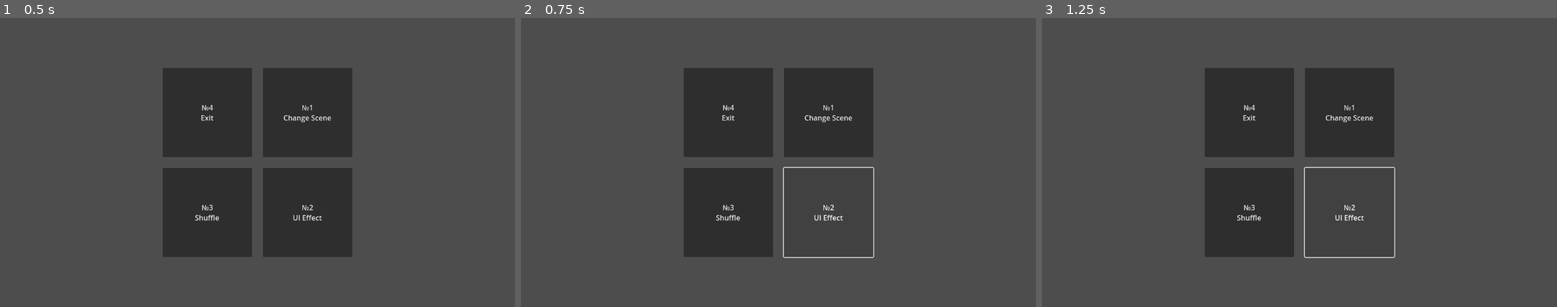
Above: before the commit, frames 1-3 (left to right).
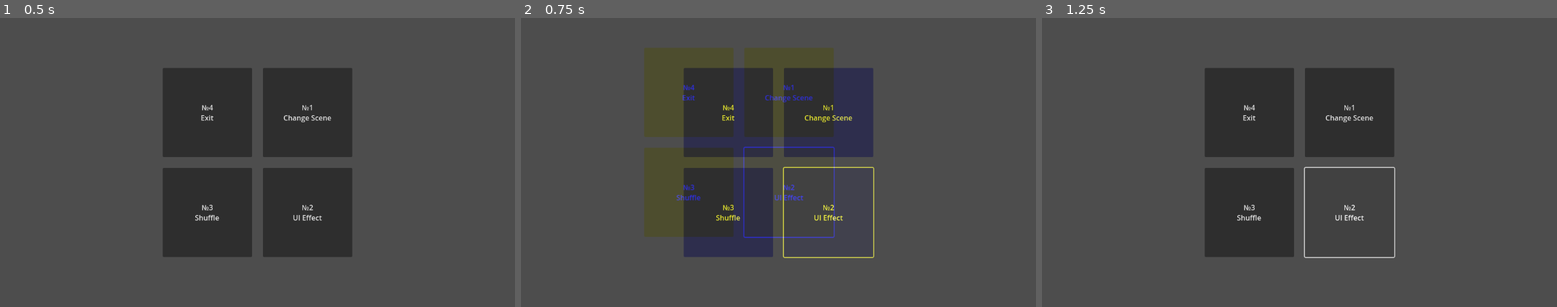
Above: after the commit, the same moments.

Repository: ash4rk/sphere-around-the-campfire
Game: Godot game, scene res://main.tscn
Two runs of this game, one before a commit and one after it. Both use one fixed random seed, a clock stepped at 60 frames per second and the inputs below.
Inputs:
- Up to frame 1 (0.5 s): no input
- Up to frame 2 (0.75 s): click "№2 UI Effect" at 0.5 s
- Up to frame 3 (1.25 s): no input

Frame 1 is identical in both runs. In frame 2, 14% of the frame differs, in the area x 23-69%, y 10-84%; in frame 3, nothing differs.

Commit message:
FEAT: Implement glitch effect

Diff:
--- a/main.tscn
+++ b/main.tscn
@@ -1,9 +1,16 @@
-[gd_scene load_steps=5 format=3 uid="uid://bn8flcsoje6e6"]
+[gd_scene load_steps=8 format=3 uid="uid://bn8flcsoje6e6"]
 
 [ext_resource type="Script" path="res://scenes/exit_button.gd" id="1_wtym7"]
 [ext_resource type="Script" path="res://scenes/shuffle_button.gd" id="2_677ww"]
 [ext_resource type="Script" path="res://scenes/change_scene_button.gd" id="2_iaymu"]
 [ext_resource type="PackedScene" uid="uid://bllbepjpxmjuo" path="res://scenes/sphere_and_fire.tscn" id="3_ei0tb"]
+[ext_resource type="Shader" path="res://scenes/ui-effects/glitch.gdshader" id="5_m1gtu"]
+[ext_resource type="Script" path="res://scenes/ui-effects/glitch_effect.gd" id="6_j0upb"]
+
+[sub_resource type="ShaderMaterial" id="ShaderMaterial_5cyg6"]
+shader = ExtResource("5_m1gtu")
+shader_parameter/AMT = 0.0
+shader_parameter/SPEED = 0.6
 
 [node name="Menu" type="Control"]
 layout_mode = 3
@@ -20,10 +27,10 @@
 anchor_top = 0.5
 anchor_right = 0.5
 anchor_bottom = 0.5
-offset_left = -202.0
-offset_top = -202.0
-offset_right = 202.0
-offset_bottom = 202.0
+offset_left = -212.0
+offset_top = -212.0
+offset_right = 212.0
+offset_bottom = 212.0
 grow_horizontal = 2
 grow_vertical = 2
 theme_override_constants/h_separation = 24
@@ -58,6 +65,18 @@
 text = "№2
 UI Effect"
 
+[node name="GlitchEffect" type="ColorRect" parent="."]
+material = SubResource("ShaderMaterial_5cyg6")
+layout_mode = 1
+anchors_preset = 15
+anchor_right = 1.0
+anchor_bottom = 1.0
+grow_horizontal = 2
+grow_vertical = 2
+mouse_filter = 2
+script = ExtResource("6_j0upb")
+
 [connection signal="pressed" from="GridContainer/ExitButton" to="GridContainer/ExitButton" method="_on_pressed"]
 [connection signal="pressed" from="GridContainer/ChangeSceneButton" to="GridContainer/ChangeSceneButton" method="_on_pressed"]
 [connection signal="pressed" from="GridContainer/ShuffleButton" to="GridContainer/ShuffleButton" method="_on_pressed"]
+[connection signal="pressed" from="GridContainer/UIEffectButton" to="GlitchEffect" method="_on_ui_effect_button_pressed"]
--- /dev/null
+++ b/scenes/ui-effects/glitch.gdshader
@@ -0,0 +1,51 @@
+shader_type canvas_item;
+
+uniform sampler2D SCREEN_TEXTURE : hint_screen_texture, filter_linear_mipmap;
+
+//2D (returns 0 - 1)
+float random2d(vec2 n) {
+    return fract(sin(dot(n, vec2(12.9898, 4.1414))) * 43758.5453);
+}
+
+float randomRange (in vec2 seed, in float min, in float max) {
+		return min + random2d(seed) * (max - min);
+}
+
+// return 1 if v inside 1d range
+float insideRange(float v, float bottom, float top) {
+   return step(bottom, v) - step(top, v);
+}
+
+//inputs
+uniform float AMT = 0.0; //0 - 1 glitch amount
+uniform float SPEED = 0.6; //0 - 1 speed
+
+void fragment()
+{
+
+    float time = floor(TIME * SPEED * 60.0);
+	vec2 uv = SCREEN_UV;
+
+    //copy orig
+    vec3 outCol = texture(SCREEN_TEXTURE, SCREEN_UV).rgb;
+
+    //randomly offset slices horizontally
+    float maxOffset = AMT/2.0;
+
+    //do slight offset checked one entire channel
+    float maxColOffset = AMT/6.0;
+    float rnd = random2d(vec2(time , 9545.0));
+    vec2 colOffset = vec2(randomRange(vec2(time , 9545.0),-maxColOffset,maxColOffset),
+                       randomRange(vec2(time , 7205.0),-maxColOffset,maxColOffset));
+    if (rnd < 0.33){
+        outCol.r = texture(SCREEN_TEXTURE, SCREEN_UV + colOffset).r;
+
+    }else if (rnd < 0.66){
+        outCol.g = texture(SCREEN_TEXTURE, SCREEN_UV + colOffset).g;
+
+    } else{
+        outCol.b = texture(SCREEN_TEXTURE, SCREEN_UV + colOffset).b;
+    }
+
+	COLOR = vec4(outCol,1.0);
+}
--- /dev/null
+++ b/scenes/ui-effects/glitch_effect.gd
@@ -0,0 +1,9 @@
+extends ColorRect
+
+func _emit_glitch_effect() -> void:
+	material.set_shader_parameter("AMT", 0.5)
+	await get_tree().create_timer(0.3).timeout
+	material.set_shader_parameter("AMT", 0.0)
+
+func _on_ui_effect_button_pressed():
+	_emit_glitch_effect()
